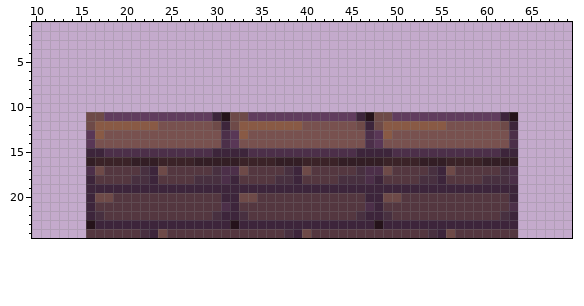
Pixel-art file: Assets/Dungeon_Tileset-edit.aseprite. Above, as it was before the edit.
160x224 pixels, 1 frame. Colours within 5 levels of each other are drawn and written as one. Shown: x 10..69, y 1..24.
After:
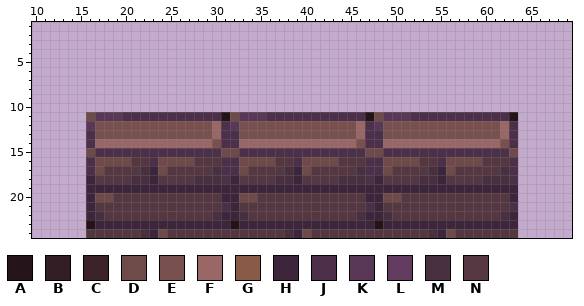
Palette (. is transparent): A #25131a  B #331e25  C #3b2328  D #6e4a48  E #78514f  F #996765  G #895a45  H #3d253b  J #4c2f49  K #593756  L #613c5e  M #483040  N #543740
What changed:
layer "Layer 1" now hidden
@@ x 10..69 @@
 10 ............................................................
-11 ......DDLLLLLLLLLLLLHADDLLLLLLLLLLLLHADDLLLLLLLLLLLLHA......
-12 ......DGGGGGGGEEEEEEDHDGGGGGGGEEEEEEDHDGGGGGGGEEEEEEDH......
-13 ......KGEEEEEEEEEEEEEJKGEEEEEEEEEEEEEJKGEEEEEEEEEEEEEJ......
-14 ......KEEEEEEEEEEEEEEJKEEEEEEEEEEEEEEJKEEEEEEEEEEEEEEJ......
-15 ......HHJJJJJJJJJJJJHHHHJJJJJJJJJJJJHHHHJJJJJJJJJJJJHH......
-16 ......BCCCCBBBCCCCBBBBBCCCCBBBCCCCBBBBBCCCCBBBCCCCBBBB......
+11 ......DKKKJJJJJJJJJJJADKKKJJJJJJJJJJJADKKKJJJJJJJJJJJA......
+12 ......KEEEEEEEEEEEEEFJKEEEEEEEEEEEEEFJKEEEEEEEEEEEEEFJ......
+13 ......JEEEEEEEEEEEEEFJJEEEEEEEEEEEEEFJJEEEEEEEEEEEEEFJ......
+14 ......JFFFFFFFFFFFFFEJJFFFFFFFFFFFFFEJJFFFFFFFFFFFFFEJ......
+15 ......DJJJJJJJJJJJJJJDDJJJJJJJJJJJJJJDDJJJJJJJJJJJJJJD......
+16 ......JDDDDNNJDDDDNNNJJDDDDNNJDDDDNNNJJDDDDNNJDDDDNNNJ......
 17 ......JDNNNNMHDNNNNNMJJDNNNNMHDNNNNNMJJDNNNNMHDNNNNNMJ......
Boxes around the changes in both pictures, in picture pixels (x1, y1, x2, y2):
changed: (86, 112, 518, 166)
